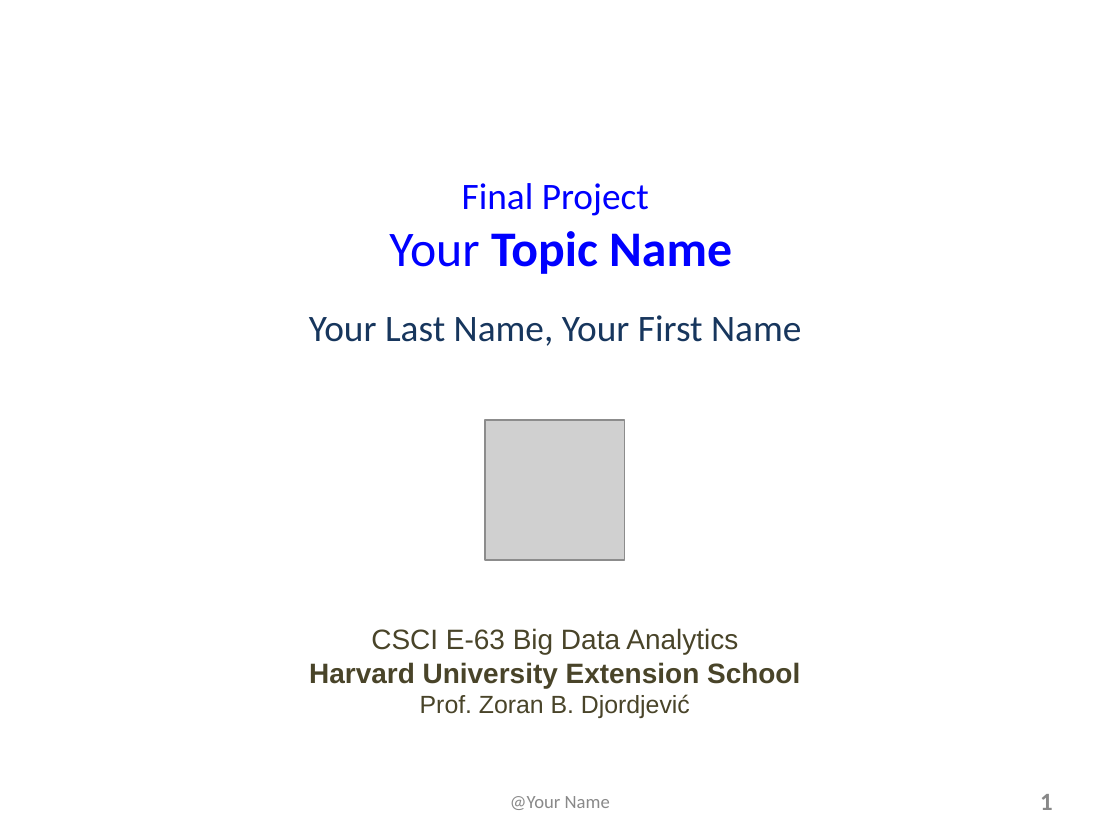
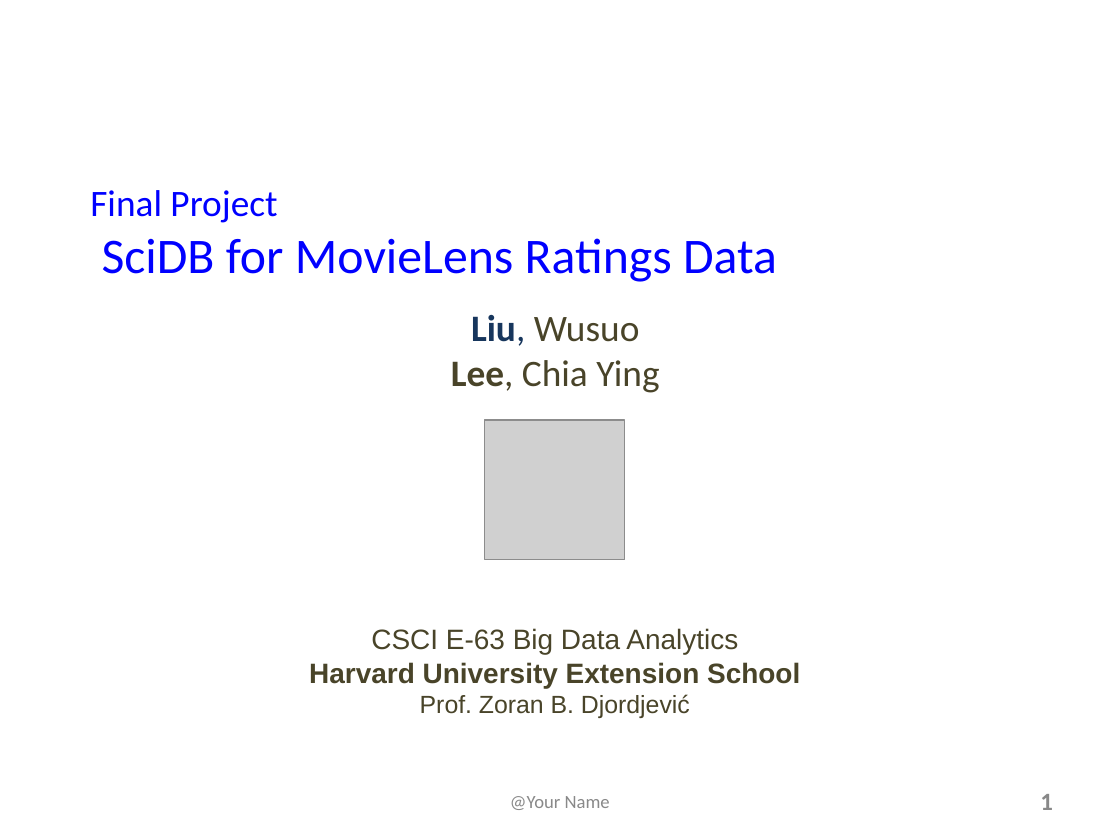
Before and after one commit to lchiaying/SciDB-project, a slide deck: slide 1 of FinalProjectSlides and YouTubeTitlePage_e63_2017.pptx. Drawn at 1120x840 pixels with LibreOffice and Linux fonts; fonts in the diff are those of the drawing; grey boxes stand for pictures. Boxes give left, top, right and bottom in pixels: in the first picture for what was removed or moved away, otherwise in the second. Text is boxed around its words. In the diff, an @@ line names an element or a change of style, - is before the commit and + after.

Commit message:
Edit slides

```diff
--- a/FinalProjectSlides and YouTubeTitlePage_e63_2017.pptx
+++ b/FinalProjectSlides and YouTubeTitlePage_e63_2017.pptx
@@ text at <box>90,190,777,282</box>: text changed @@
-Final Project
-Your Topic Name
+Final Project
+SciDB for MovieLens Ratings Data
@@ text at <box>451,315,659,393</box>: text changed; text colour #17365D to #494429 @@
-Your Last Name, Your First Name
+Liu, Wusuo
+Lee, Chia Ying
```
Also in this commit, not shown: 7 other slides changed, 10 slides added.
